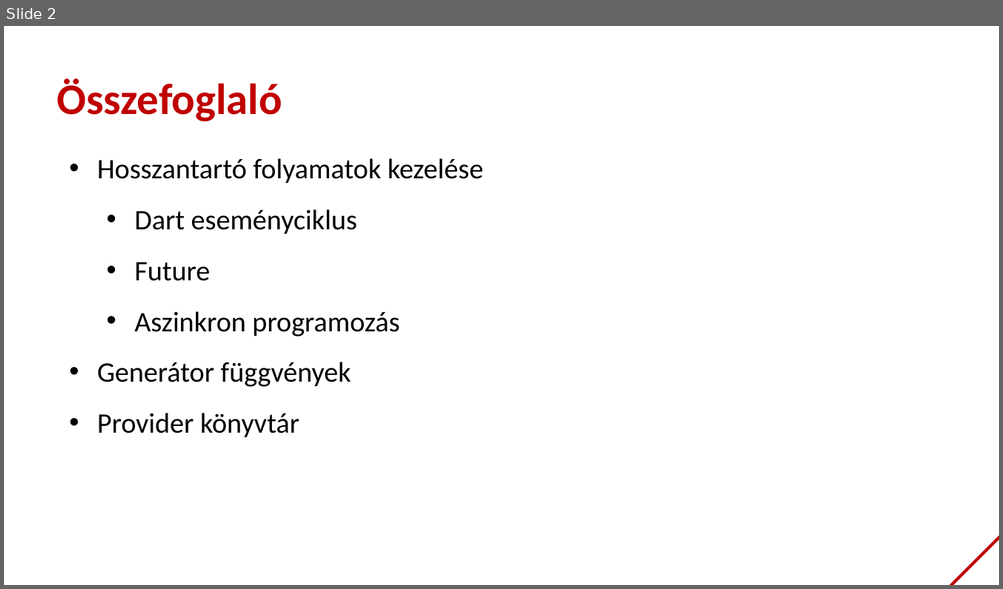
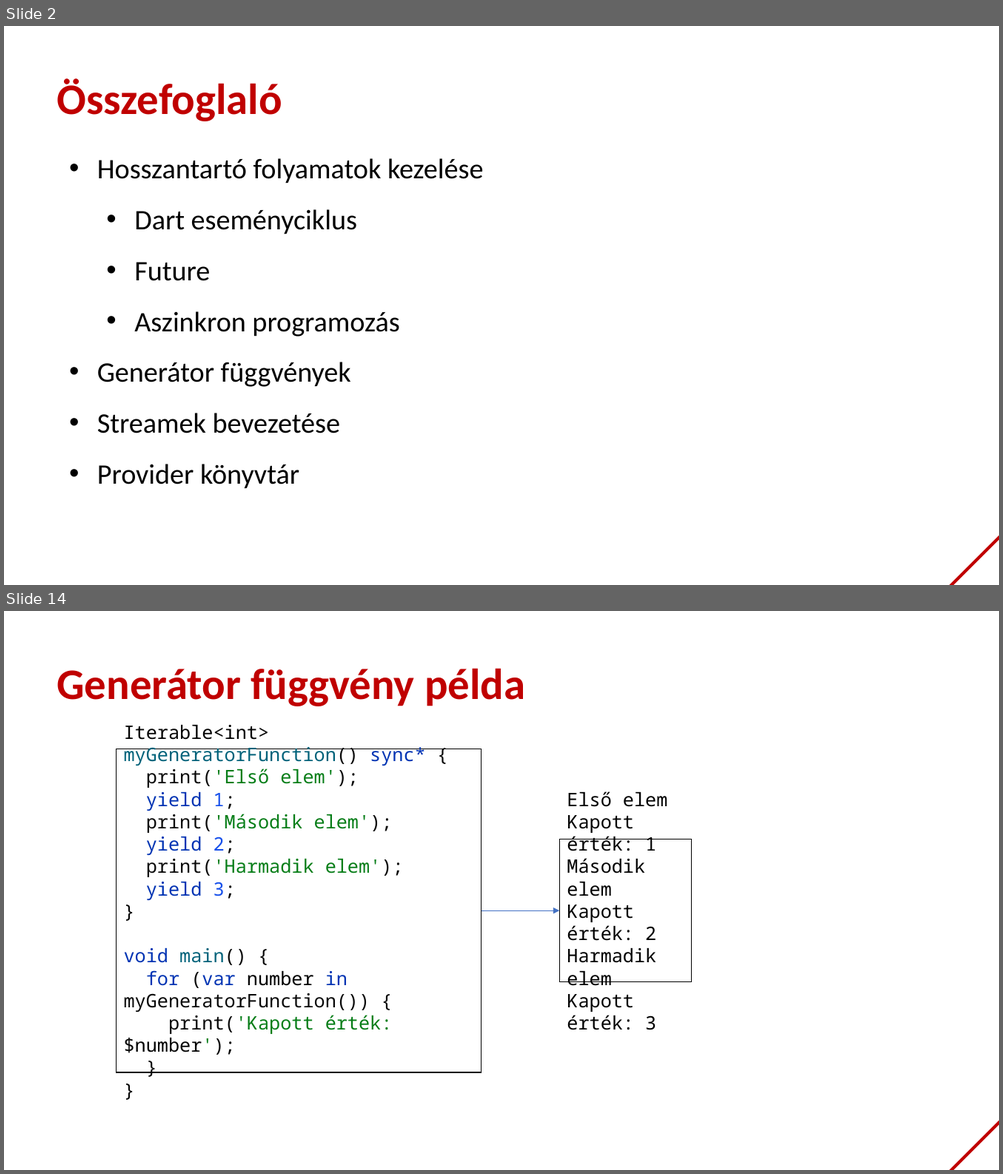
Before and after one commit to bmeaut/VIAUAV45, a slide deck: extras/lecture_05_2021.pptx. Shown one above the other, each under a label of ours: slide 2 before the commit, slides 2 and 14 after it; the slides between them are not shown. The pictures are 1003x589 and 1003x1174 pixels, drawn with LibreOffice and Linux fonts; fonts in the diff are those of the drawing; background and template pictures are left out. Boxes give left, top, right and bottom in pixels: in the first picture for what was removed or moved away, otherwise in the second. Text is boxed around its words. In the diff, an @@ line names an element or a change of style, - is before the commit and + after.

```diff
--- a/extras/lecture_05_2021.pptx
+++ b/extras/lecture_05_2021.pptx
@@ slide 14 added at [4, 611, 999, 1170], background #FFFFFF; not listed: 1 template element that a slide beside it also shows @@
@@ text added at [57, 668, 525, 706], 42 pt, text #C00000, bold @@
+Generátor függvény példa
@@ rectangle added at [116, 749, 481, 1073], fill #FFFFFF, outline #000000 0.75 pt, 18 pt, text #080808 @@
+Iterable<int> myGeneratorFunction() sync* {
+print('Első elem');
+yield 1;
+print('Második elem');
+yield 2;
+print('Harmadik elem');
+yield 3;
+}
+void main() {
+for (var number in myGeneratorFunction()) {
+print('Kapott érték: $number');
+}
+}
@@ rectangle added at [559, 840, 691, 982], fill #FFFFFF, outline #000000 0.75 pt, 18 pt, text #000000 @@
+Első elem
+Kapott érték: 1
+Második elem
+Kapott érték: 2
+Harmadik elem
+Kapott érték: 3
@@ arrow added from (481, 911) to (559, 911), #4472C4 0.5 pt @@
@@ slide 2 changed as well @@
@@ text at [97, 413, 340, 434]: paragraph added @@
+• Streamek bevezetése
```
Also in this commit, not shown: 6 other slides changed, 30 other slides added, 7 slides removed.
